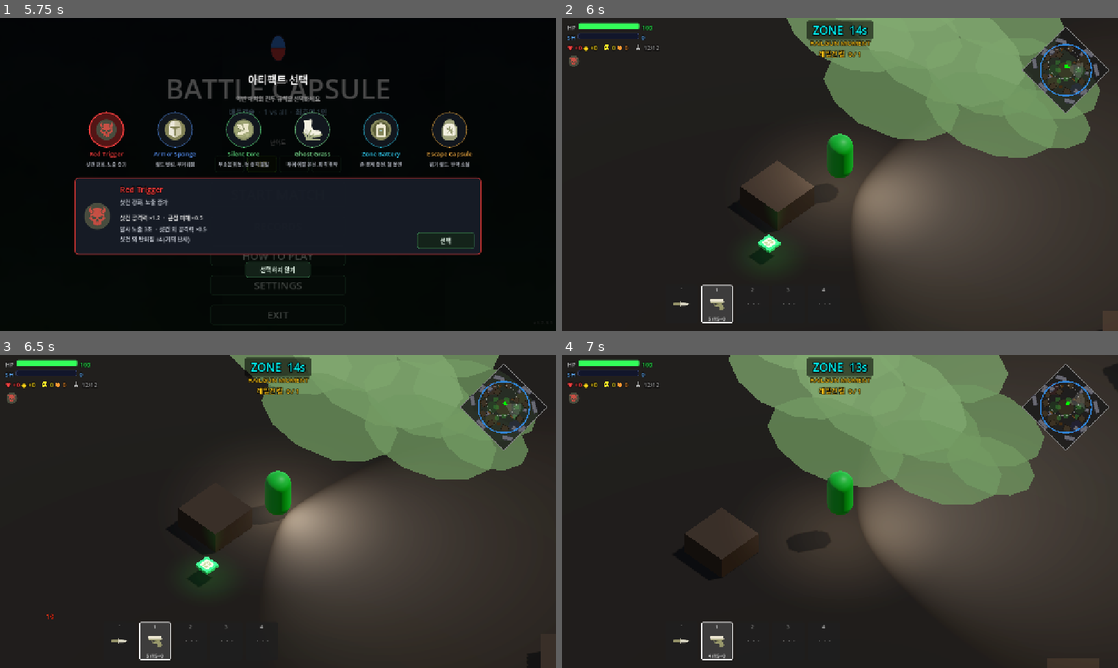
Above: before the commit, frames 1-4 (two rows, left to right).
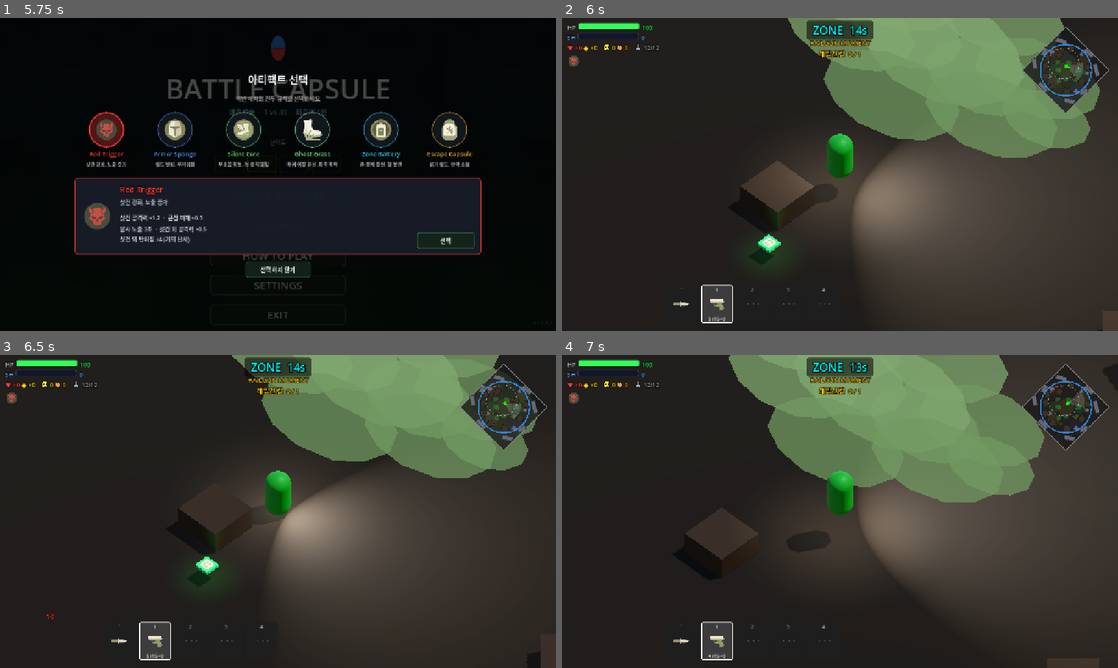
Above: after the commit, the same moments.

Repository: Kyulhee/battle-capsule
Game: Godot game, scene res://src/Main.tscn
Two runs of this game, one before a commit and one after it. Both use one fixed random seed, a clock stepped at 60 frames per second and the inputs below.
Inputs (mouse positions are in pixels of both pictures, inside the frame that each line leads up to):
- Up to frame 1 (5.75 s): click "START MATCH" at 0.5 s; click "START MATCH" at 1.25 s; click "쉬움" at 2 s; click "보통" at 2.75 s; click "어려움" at 3.5 s; click "지옥" at 4.25 s; click "RECORDS" at 5 s
- Up to frame 2 (6 s): click "선택" at 5.75 s
- Up to frame 3 (6.5 s): no input
- Up to frame 4 (7 s): tap Enter at 6.5 s; move the mouse to (962, 495) at 6.52 s; press the mouse at (962, 495) at 6.53 s; hold D (ui_right) from 6.53 s (still down); tap Space at 6.77 s

Frame 1 is identical in both runs. In frame 2, 0.1% of the frame differs, in the area x 40-88%, y 0-45%; in frame 3, 0.2%; in frame 4, 0.3%, in the area x 30-87%, y 0-48%.
Error before the commit: Left operand of 'is' is a previously freed instance. (res://src/entities/bot/Bot.gd:1214)
Error after the commit: Left operand of 'is' is a previously freed instance. (res://src/entities/bot/Bot.gd:1216)

Commit message:
feat: add target acquisition diagnostics

Diff:
--- a/src/core/Telemetry.gd
+++ b/src/core/Telemetry.gd
@@ -250,6 +250,13 @@
 			"chase_target_poi_band_by_context": {},
 			"chase_target_route_band_by_context": {},
 			"chase_target_kind_by_context": {},
+			"target_acquisition_by_source": {},
+			"target_acquisition_state_by_source": {},
+			"target_acquisition_poi_role_by_source": {},
+			"target_acquisition_poi_band_by_source": {},
+			"target_acquisition_route_role_by_source": {},
+			"target_acquisition_route_band_by_source": {},
+			"target_acquisition_distance_by_source": {},
 			"engage_range_by_archetype": {},
 			"supply_decisions": {},
 		},
@@ -679,6 +686,54 @@
 	bucket["total"] = float(bucket.get("total", 0.0)) + distance
 	bucket["min"] = distance if count == 0 else minf(float(bucket.get("min", distance)), distance)
 	bucket["max"] = distance if count == 0 else maxf(float(bucket.get("max", distance)), distance)
+
+func log_doctrine_target_acquisition(
+	_archetype_name: String,
+	source_name: String,
+	state_name: String,
+	target_context: Dictionary,
+	distance: float
+):
+	if not match_in_progress or not _g("doctrine"): return
+	var source_key = source_name.strip_edges().to_lower()
+	if source_key == "":
+		source_key = "unknown"
+	var state_key = state_name.strip_edges()
+	if state_key == "":
+		state_key = "UNKNOWN"
+	_add_bucket_value(metrics.doctrine.target_acquisition_by_source, source_key, 1.0)
+	_add_nested_bucket_value(
+		metrics.doctrine.target_acquisition_state_by_source,
+		source_key,
+		state_key,
+		1.0
+	)
+	_add_nested_bucket_value(
+		metrics.doctrine.target_acquisition_poi_role_by_source,
+		source_key,
+		String(target_context.get("poi_role", "open")),
+		1.0
+	)
+	_add_nested_bucket_value(
+		metrics.doctrine.target_acquisition_poi_band_by_source,
+		source_key,
+		_poi_distance_band(target_context),
+		1.0
+	)
+	_add_nested_bucket_value(
+		metrics.doctrine.target_acquisition_route_role_by_source,
+		source_key,
+		String(target_context.get("route_role", "off_route")),
+		1.0
+	)
+	_add_nested_bucket_value(
+		metrics.doctrine.target_acquisition_route_band_by_source,
+		source_key,
+		_route_distance_band(target_context),
+		1.0
+	)
+	if distance >= 0.0:
+		_add_sample_bucket(metrics.doctrine.target_acquisition_distance_by_source, source_key, distance)
 
 func log_doctrine_supply(decision: String):
 	if not match_in_progress or not _g("doctrine"): return
@@ -970,6 +1025,22 @@
 	var nested: Dictionary = bucket[resolved_outer]
 	_add_bucket_value(nested, inner_key, amount)
 
+func _add_sample_bucket(bucket: Dictionary, key: String, value: float):
+	var bucket_key = key if key.strip_edges() != "" else "unknown"
+	if not bucket.has(bucket_key):
+		bucket[bucket_key] = {
+			"count": 0,
+			"total": 0.0,
+			"min": value,
+			"max": value,
+		}
+	var sample = bucket[bucket_key]
+	var count = int(sample.get("count", 0))
+	sample["count"] = count + 1
+	sample["total"] = float(sample.get("total", 0.0)) + value
+	sample["min"] = value if count == 0 else minf(float(sample.get("min", value)), value)
+	sample["max"] = value if count == 0 else maxf(float(sample.get("max", value)), value)
+
 func _poi_distance_band(context: Dictionary) -> String:
 	if bool(context.get("poi_inside", false)):
 		return "inside"
--- a/src/entities/bot/Bot.gd
+++ b/src/entities/bot/Bot.gd
@@ -312,7 +312,7 @@
 				change_state(State.CHASE); return
 		var kill_scan_enemy = _find_nearest_target()
 		if kill_scan_enemy:
-			target_actor = kill_scan_enemy
+			acquire_enemy_target(kill_scan_enemy, "post_kill_scan")
 			change_state(State.CHASE)
 		return
 
@@ -345,8 +345,10 @@
 			_pending_target = nearest_enemy
 			_reaction_timer = _reaction_delay
 		elif _reaction_timer <= 0:
-			target_actor = _pending_target
+			var pending_enemy := _pending_target
 			_pending_target = null
+			if not acquire_enemy_target(pending_enemy, "idle_reaction"):
+				return
 			if stats.current_ammo > 0:
 				change_state(State.CHASE)
 			else:
@@ -469,10 +471,8 @@
 	if _recovering:
 		return false
 
-	target_actor = enemy
-	is_targeting_loot = false
-	_recovering = false
-	last_known_target_pos = enemy.global_position
+	if not acquire_enemy_target(enemy, "objective_interrupt"):
+		return false
 
 	if stats.current_ammo > 0:
 		change_state(State.CHASE)
@@ -625,7 +625,7 @@
 	if stats.current_ammo <= 0 and reserve_ammo <= 0:
 		var nearby_enemy = _find_nearest_target()
 		if nearby_enemy and global_position.distance_to(nearby_enemy.global_position) < BOT_TUNING.MELEE_RANGE * 2.5:
-			target_actor = nearby_enemy
+			acquire_enemy_target(nearby_enemy, "recover_melee")
 			_knife_mode = true
 			change_state(State.ATTACK)
 			return
@@ -801,8 +801,10 @@
 	var dist = global_position.distance_to(threat.global_position)
 	if dist > BOT_TUNING.RETREAT_THREAT_SCAN_RANGE:
 		return false
-	target_actor = threat
-	last_known_target_pos = threat.global_position
+	if target_actor != threat:
+		acquire_enemy_target(threat, "retreat_counteraction")
+	else:
+		last_known_target_pos = threat.global_position
 	_face_retreat_threat(threat, delta)
 
 	if fire_cooldown <= 0.0 and dist <= BOT_TUNING.MELEE_RANGE * 1.05:
@@ -892,7 +894,7 @@
 			if stats.current_ammo > 0:
 				var reload_enemy = _find_nearest_target()
 				if reload_enemy:
-					target_actor = reload_enemy
+					acquire_enemy_target(reload_enemy, "reload_reengage")
 					change_state(State.CHASE)
 					return
 			change_state(State.IDLE)
@@ -902,8 +904,8 @@
 	if _count_visible_enemies() <= 1 and state_timer > 2.0:
 		var still_fragile = current_health / stats.max_health < _flee_hp_ratio + 0.12 and state_timer < 4.5
 		if not still_fragile:
-			target_actor = _find_nearest_target()
-			if target_actor:
+			var reengage_enemy = _find_nearest_target()
+			if acquire_enemy_target(reengage_enemy, "disengage_reengage"):
 				change_state(State.CHASE)
 			else:
 				change_state(State.IDLE)
@@ -1371,10 +1373,7 @@
 		scan_target_rotation = atan2(dir_to.x, dir_to.z) + PI
 		_scan_alert = true
 		if direct_noise_lock and current_state in [State.IDLE, State.RECOVER, State.CHASE]:
-			target_actor = actor
-			is_targeting_loot = false
-			_recovering = false
-			_pending_target = null
+			acquire_enemy_target(actor, "gunshot_lock")
 			if stats.current_ammo > 0:
 				change_state(State.CHASE)
 			else:
@@ -1633,10 +1632,35 @@
 		if cur_hp_ratio >= 0.25:
 			_switch_target(best)
 
-func _switch_target(new_target: Entity):
-	target_actor = new_target
-	last_known_target_pos = new_target.global_position
+func acquire_enemy_target(enemy: Entity, source_name: String) -> bool:
+	if not is_instance_valid(enemy) or enemy.is_dead:
+		return false
+	target_actor = enemy
+	is_targeting_loot = false
+	_recovering = false
+	_pending_target = null
+	last_known_target_pos = enemy.global_position
+	_log_target_acquisition(source_name, enemy)
+	return true
+
+func _switch_target(new_target: Entity, source_name: String = "peripheral_switch"):
+	if not acquire_enemy_target(new_target, source_name):
+		return
 	state_timer = 0.0
+
+func _log_target_acquisition(source_name: String, enemy: Entity):
+	if not has_node("/root/Telemetry") or not is_instance_valid(enemy):
+		return
+	var tel = get_node("/root/Telemetry")
+	if not tel.has_method("log_doctrine_target_acquisition"):
+		return
+	tel.log_doctrine_target_acquisition(
+		_archetype_name(),
+		source_name,
+		State.keys()[current_state],
+		_strategic_position_context(enemy.global_position),
+		global_position.distance_to(enemy.global_position)
+	)
 
 # ─── HELPERS ─────────────────────────────────────────────────────────────────
 
@@ -1850,13 +1874,10 @@
 		var passive = current_state == State.IDLE \
 			or (current_state == State.CHASE and is_targeting_loot)
 		if passive:
-			target_actor = source_node
-			is_targeting_loot = false
-			_pending_target = null
+			acquire_enemy_target(source_node as Entity, "damage_passive")
 			change_state(State.CHASE)
 		elif current_state == State.DISENGAGE:
-			target_actor = source_node
-			last_known_target_pos = source_node.global_position
+			acquire_enemy_target(source_node as Entity, "damage_disengage")
 			if current_health / stats.max_health > 0.55 and _count_visible_enemies() <= 1:
 				change_state(State.CHASE)
 		# HARD+: switch targets mid-combat when hit by a third party
@@ -1866,7 +1887,7 @@
 			if target_actor != null and is_instance_valid(target_actor) and target_actor is Entity:
 				cur_hp_ratio = target_actor.current_health / target_actor.stats.max_health
 			if cur_hp_ratio >= 0.25:
-				_switch_target(source_node)
+				_switch_target(source_node as Entity, "damage_switch")
 
 # ─── COMBAT ──────────────────────────────────────────────────────────────────
 
--- a/src/systems/match/PressureEffectApplier.gd
+++ b/src/systems/match/PressureEffectApplier.gd
@@ -92,9 +92,12 @@
 			nearest_dist = dist
 			nearest = actor
 	if nearest and nearest.has_method("handle_idle_state"):
-		nearest.target_actor = player
-		nearest.is_targeting_loot = false
-		nearest.last_known_target_pos = player.global_position
+		if nearest.has_method("acquire_enemy_target"):
+			nearest.acquire_enemy_target(player, "pressure_aggro")
+		else:
+			nearest.target_actor = player
+			nearest.is_targeting_loot = false
+			nearest.last_known_target_pos = player.global_position
 		nearest.current_state = nearest.State.CHASE
 
 static func _is_active_bot(actor) -> bool:
Not shown, changed: docs/DEVLOG.md
Not shown, changed: docs/HANDOFF.md
Not shown, changed: docs/MASTERPLAN.md
Not shown, changed: docs/devlog/v2.0.md
Not shown, changed: tools/analyze_results.py
Not shown, changed: tools/compare_scale_profiles.py
